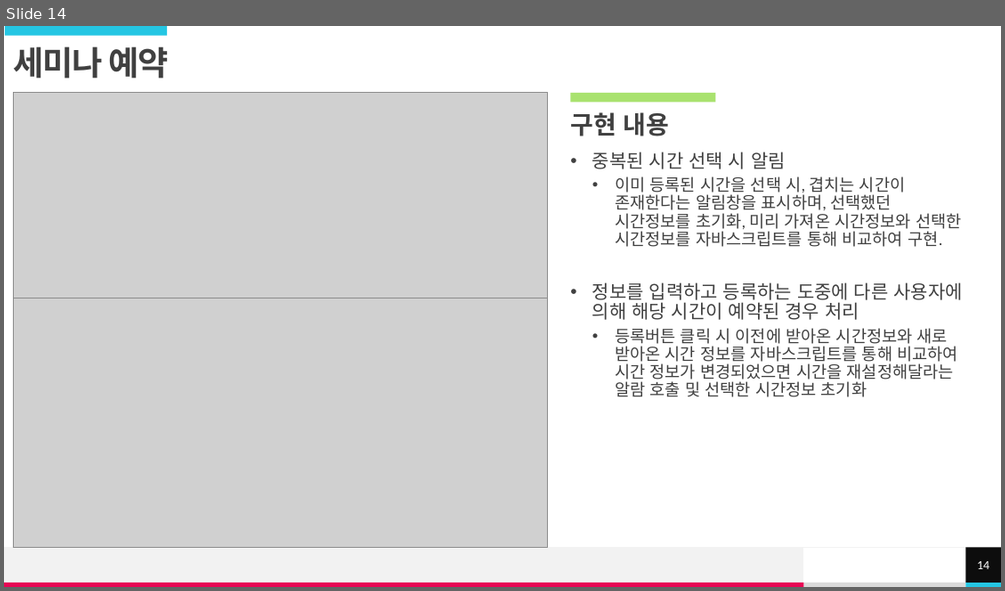
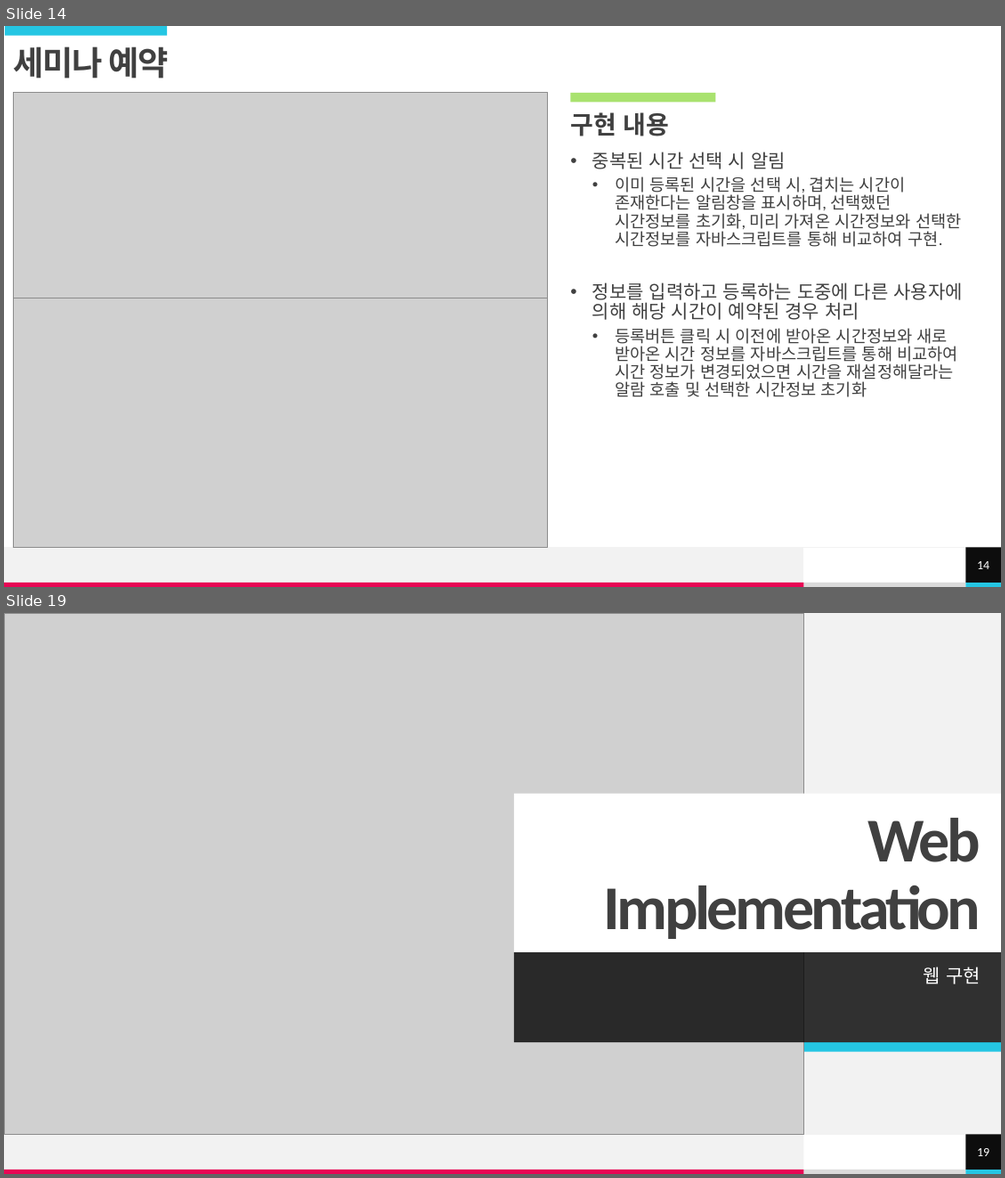
Before and after one commit to hhsw07/ezen-academy-projects, a slide deck: 이형준/my/E-zone.pptx. Shown one above the other, each under a label of ours: slide 14 before the commit, slides 14 and 19 after it; the slides between them are not shown. The pictures are 1005x591 and 1005x1178 pixels, drawn with LibreOffice and Linux fonts; fonts in the diff are those of the drawing; grey boxes stand for pictures. Boxes give left, top, right and bottom in pixels: in the first picture for what was removed or moved away, otherwise in the second. Text is boxed around its words. In the diff, an @@ line names an element or a change of style, - is before the commit and + after.

```diff
--- a/이형준/my/E-zone.pptx
+++ b/이형준/my/E-zone.pptx
@@ slide 19 added at box(4, 613, 1001, 1174), background #F2F2F2; not listed: 5 template elements that a slide beside it also shows @@
@@ picture added at box(4, 613, 804, 1135) @@
@@ title added at box(514, 793, 1001, 952), fill #FFFFFF, 60 pt, text #404040, bold @@
+Web
+Implementation
@@ text added at box(514, 952, 1001, 1042), fill #000000 at 80% opacity, 18 pt, text #FFFFFF @@
+웹 구현
@@ rectangle added at box(804, 1042, 1001, 1052), fill #25C6E3 @@
@@ rectangle added at box(804, 1135, 966, 1169), fill #FFFFFF @@
@@ page number added at box(966, 1135, 1001, 1169), fill #0D0D0D, 12 pt, text #FFFFFF @@
+19
```
Also in this commit, not shown: 1 slide changed, 13 other slides added, 1 other file.
